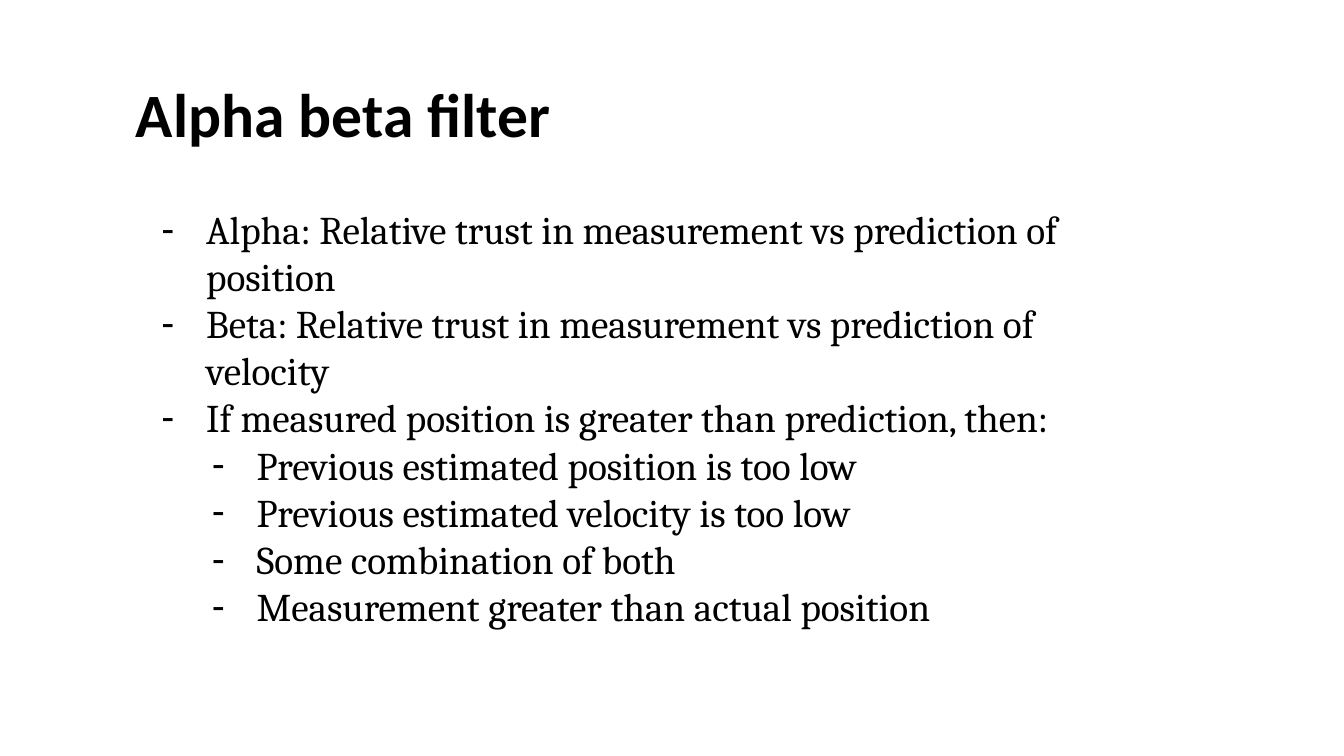
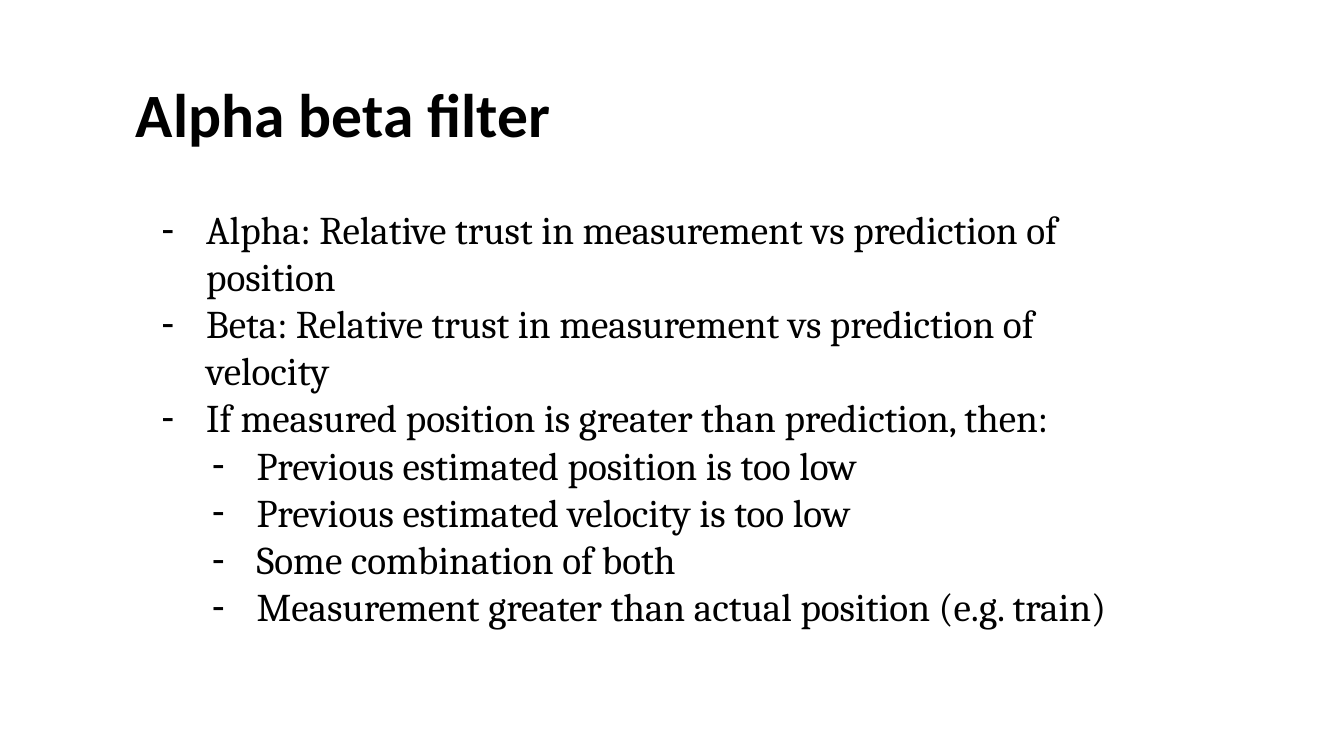
Before and after one commit to UOMDSS/workshops-2022-2023, a slide deck: slide 9 of semester-1/Week-4-Kalman-Filtering-Inverted-Pendulum/state space models and filtering.pptx. Drawn at 1344x756 pixels with LibreOffice and Linux fonts; fonts in the diff are those of the drawing; background and template pictures are left out. Boxes give left, top, right and bottom in pixels: in the first picture for what was removed or moved away, otherwise in the second. Text is boxed around its words. In the diff, an @@ line names an element or a change of style, - is before the commit and + after.

```diff
--- a/semester-1/Week-4-Kalman-Filtering-Inverted-Pendulum/state space models and filtering.pptx
+++ b/semester-1/Week-4-Kalman-Filtering-Inverted-Pendulum/state space models and filtering.pptx
@@ text at [257,593,1107,630]: text changed @@
-  – Measurement greater than actual position
+  – Measurement greater than actual position (e.g. train)
```
Also in this commit, not shown: 8 other slides changed, 1 slide added, 3 slides removed, 1 other file.
